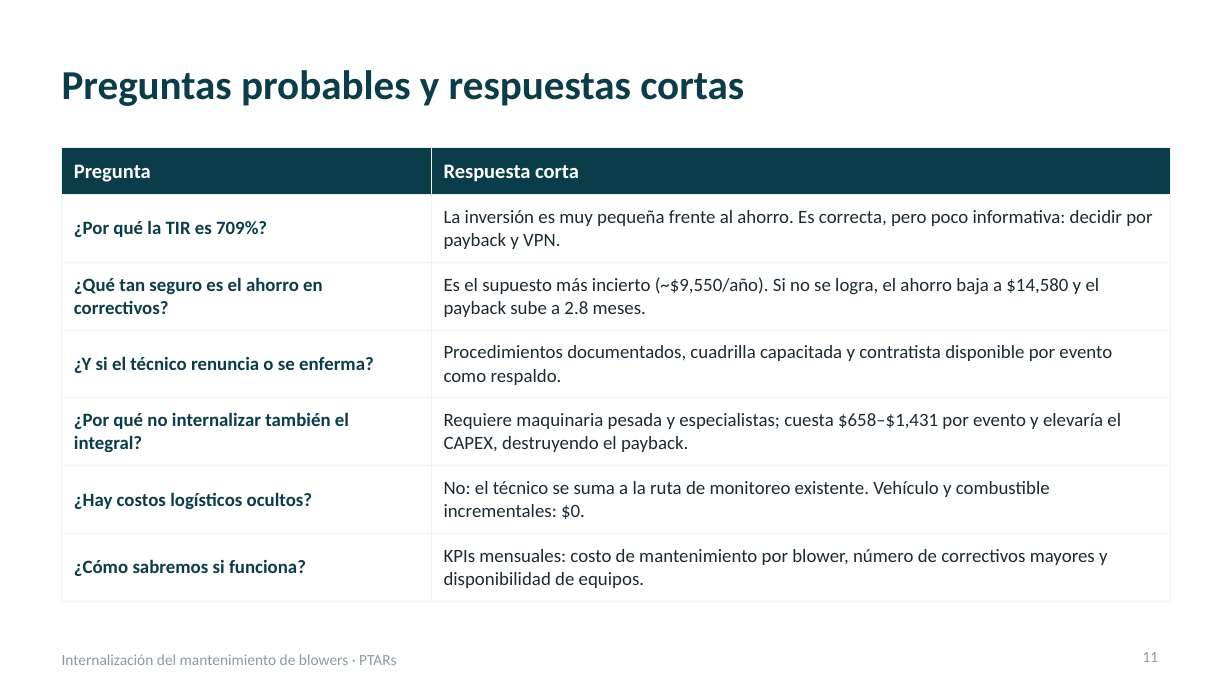
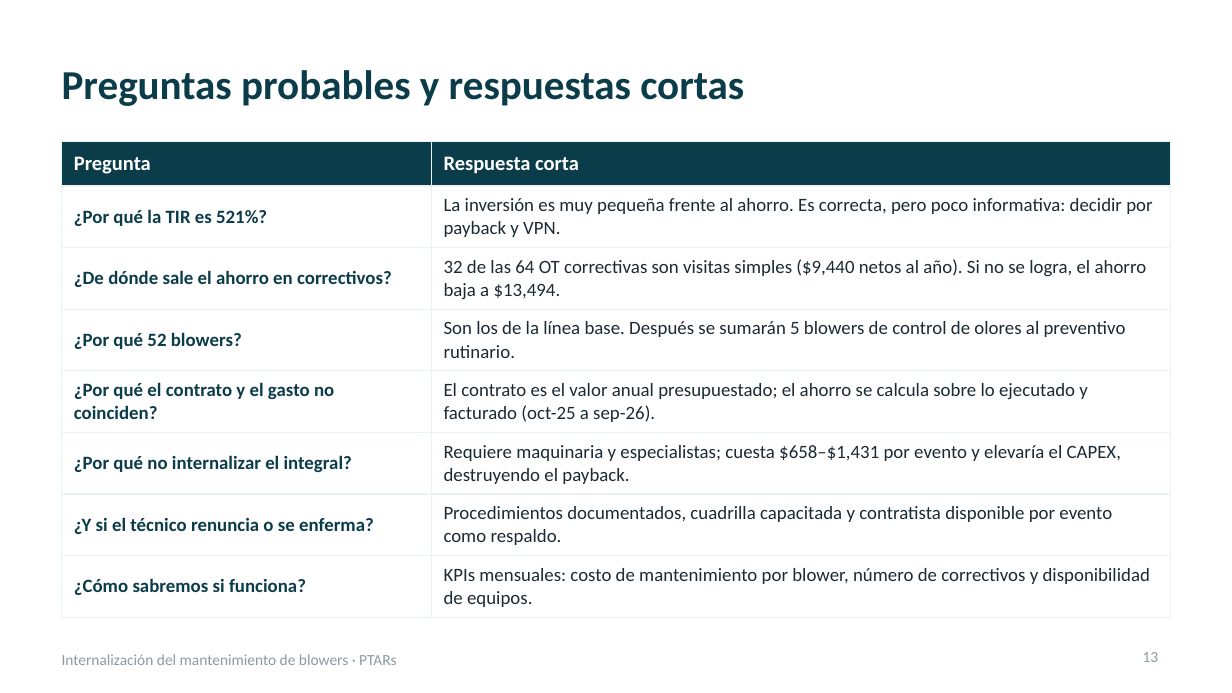
Before and after one commit to jjsamcar/Codigo-IA, a slide deck: slide 13 of presentaciones/Blowers_PTARs_Resumen_Gerencia.pptx (slide 11 before the commit). Drawn at 1232x693 pixels with LibreOffice and Linux fonts; fonts in the diff are those of the drawing. Boxes give left, top, right and bottom in pixels: in the first picture for what was removed or moved away, otherwise in the second. Text is boxed around its words. In the diff, an @@ line names an element or a change of style, - is before the commit and + after.

```diff
--- a/presentaciones/Blowers_PTARs_Resumen_Gerencia.pptx
+++ b/presentaciones/Blowers_PTARs_Resumen_Gerencia.pptx
@@ table at box(62, 142, 1170, 611) @@
-row 2: ¿Por qué la TIR es 709%? | La inversión es muy pequeña frente al ahorro. Es correcta, pero poco informativa: decidir por payback y VPN.
-row 3: ¿Qué tan seguro es el ahorro en correctivos? | Es el supuesto más incierto (~$9,550/año). Si no se logra, el ahorro baja a $14,580 y el payback sube a 2.8 meses.
+row 2: ¿Por qué la TIR es 521%? | La inversión es muy pequeña frente al ahorro. Es correcta, pero poco informativa: decidir por payback y VPN.
+row 3: ¿De dónde sale el ahorro en correctivos? | 32 de las 64 OT correctivas son visitas simples ($9,440 netos al año). Si no se logra, el ahorro baja a $13,494.
+row 4: ¿Por qué 52 blowers? | Son los de la línea base. Después se sumarán 5 blowers de control de olores al preventivo rutinario.
+row 5: ¿Por qué el contrato y el gasto no coinciden? | El contrato es el valor anual presupuestado; el ahorro se calcula sobre lo ejecutado y facturado (oct-25 a sep-26).
+row 6: ¿Por qué no internalizar el integral? | Requiere maquinaria y especialistas; cuesta $658–$1,431 por evento y elevaría el CAPEX, destruyendo el payback.
-row 5: ¿Por qué no internalizar también el integral? | Requiere maquinaria pesada y especialistas; cuesta $658–$1,431 por evento y elevaría el CAPEX, destruyendo el payback.
-row 6: ¿Hay costos logísticos ocultos? | No: el técnico se suma a la ruta de monitoreo existente. Vehículo y combustible incrementales: $0.
-row 7: ¿Cómo sabremos si funciona? | KPIs mensuales: costo de mantenimiento por blower, número de correctivos mayores y disponibilidad de equipos.
+row 8: ¿Cómo sabremos si funciona? | KPIs mensuales: costo de mantenimiento por blower, número de correctivos y disponibilidad de equipos.
@@ table: place and size @@
-table at box(62, 148, 1170, 592)
+table at box(62, 142, 1170, 611)
@@ page number at box(1143, 652, 1159, 662): text changed @@
-11
+13
```
Also in this commit, not shown: 11 other slides changed, 2 slides added.
